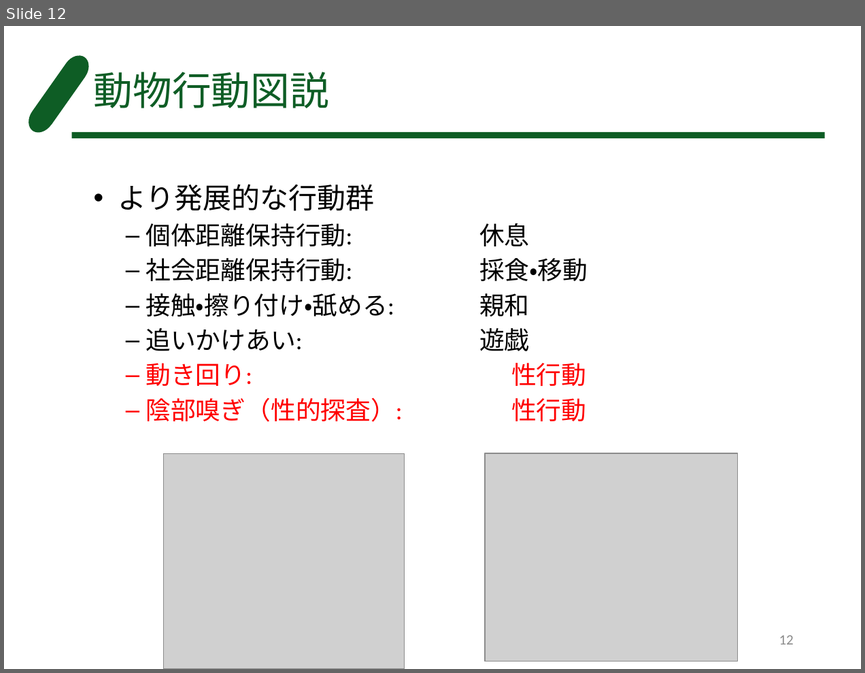
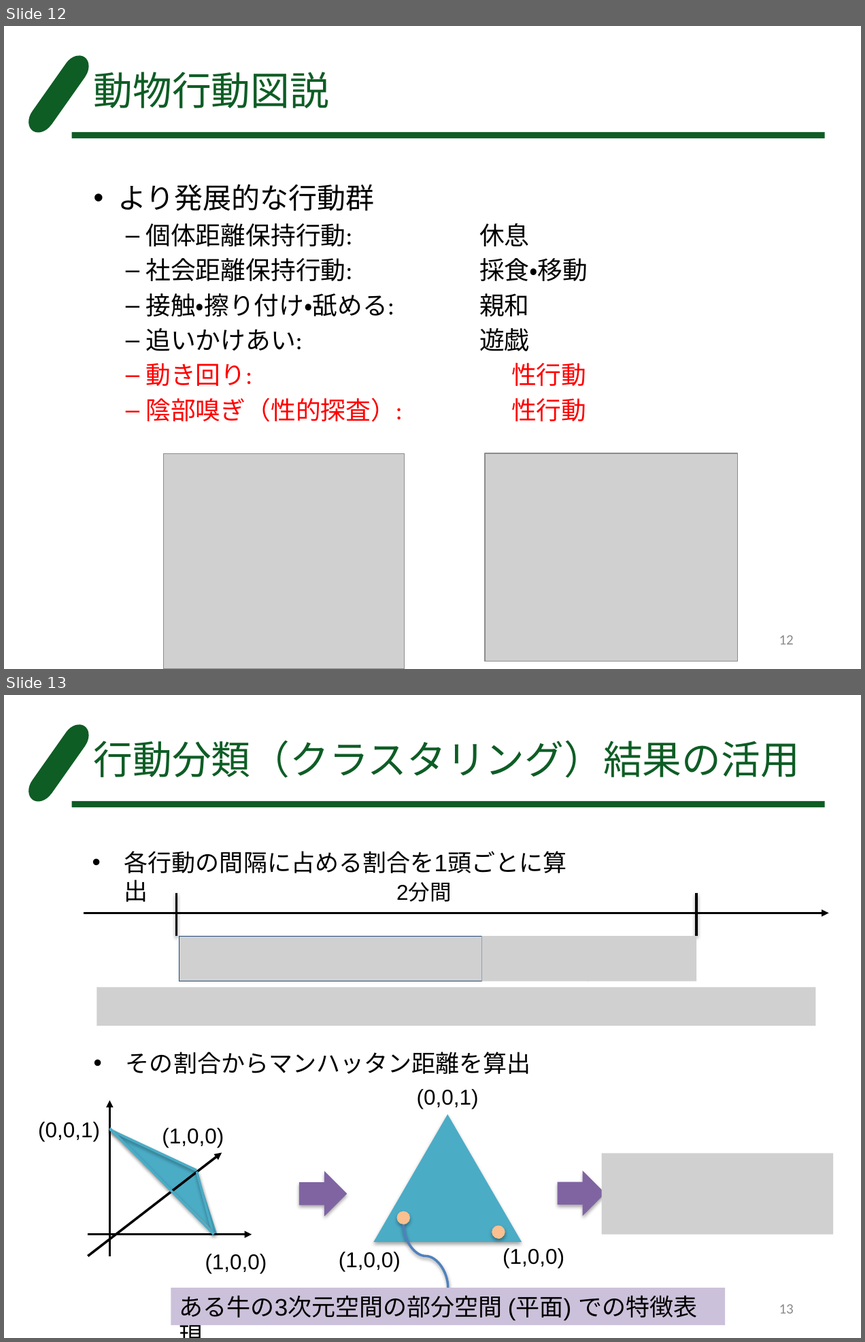
Before and after one commit to FUKUSHUN/cow_python, a slide deck: behavior_detection.pptx. Shown one above the other, each under a label of ours: slide 12 before the commit, slides 12 and 13 after it. The pictures are 865x673 and 865x1342 pixels, drawn with LibreOffice and Linux fonts; fonts in the diff are those of the drawing; grey boxes stand for pictures. Boxes give left, top, right and bottom in pixels: in the first picture for what was removed or moved away, otherwise in the second. Text is boxed around its words. In the diff, an @@ line names an element or a change of style, - is before the commit and + after.

```diff
--- a/behavior_detection.pptx
+++ b/behavior_detection.pptx
@@ slide 13 added at box(4, 695, 861, 1338), background #FFFFFF; not listed: 2 template elements that a slide beside it also shows @@
@@ title added at box(94, 740, 800, 778), 33 pt, text #0E5D25 @@
+行動分類（クラスタリング）結果の活用
@@ text added at box(124, 851, 567, 873), 20 pt, text #000000 @@
+• 各行動の間隔に占める割合を1頭ごとに算出
@@ line added from (176, 893) to (176, 936), #000000 2 pt @@
@@ text added at box(396, 883, 451, 902), 18 pt, text #000000 @@
+2分間
@@ line added from (696, 893) to (696, 936), #000000 2 pt @@
@@ arrow added from (84, 913) to (828, 913), #000000 2 pt @@
@@ picture added at box(179, 936, 482, 981) @@
@@ picture added at box(482, 936, 589, 981) @@
@@ picture added at box(587, 936, 696, 981) @@
@@ picture added at box(96, 987, 815, 1025) @@
@@ text added at box(126, 1051, 531, 1074), 20 pt, text #000000 @@
+• その割合からマンハッタン距離を算出
@@ arrow added from (109, 1255) to (109, 1100), #000000 2 pt @@
@@ text added at box(417, 1089, 479, 1108), 18 pt, text #000000 @@
+(0,0,1)
@@ text added at box(38, 1121, 100, 1141), 18 pt, text #000000 @@
+(0,0,1)
@@ triangle added at box(109, 1106, 239, 1235), fill #4BACC6 @@
@@ triangle added at box(373, 1114, 521, 1242), fill #4BACC6 @@
@@ line added from (109, 1130) to (197, 1170), #4BACC6 2 pt @@
@@ line added from (109, 1127) to (213, 1234), #4BACC6 2 pt @@
@@ text added at box(162, 1127, 224, 1147), 18 pt, text #000000 @@
+(1,0,0)
@@ arrow added from (88, 1255) to (222, 1153), #000000 2 pt @@
@@ picture added at box(601, 1153, 832, 1235) @@
@@ line added from (197, 1172) to (213, 1235), #4BACC6 2 pt @@
@@ right arrow added at box(298, 1170, 347, 1216), fill #8064A2 @@
@@ right arrow added at box(558, 1170, 606, 1216), fill #8064A2 @@
@@ ellipse added at box(396, 1211, 409, 1223), fill #FAC090 @@
@@ curved line added from (403, 1223) to (448, 1287), #4F81BD 2 pt @@
@@ arrow added from (88, 1234) to (252, 1234), #000000 2 pt @@
@@ ellipse added at box(492, 1225, 504, 1238), fill #FAC090 @@
@@ text added at box(205, 1253, 267, 1273), 18 pt, text #000000 @@
+(1,0,0)
@@ text added at box(339, 1251, 400, 1271), 18 pt, text #000000 @@
+(1,0,0)
@@ text added at box(502, 1248, 564, 1268), 18 pt, text #000000 @@
+(1,0,0)
@@ rectangle added at box(171, 1287, 725, 1325), fill #CCC1DA, 20 pt, text #000000 @@
+ある牛の3次元空間の部分空間 (平面) での特徴表現
@@ page number added at box(779, 1304, 793, 1313), 12 pt, text #8C8C8C @@
+13
```
Also in this commit, not shown: 4 other slides added.
